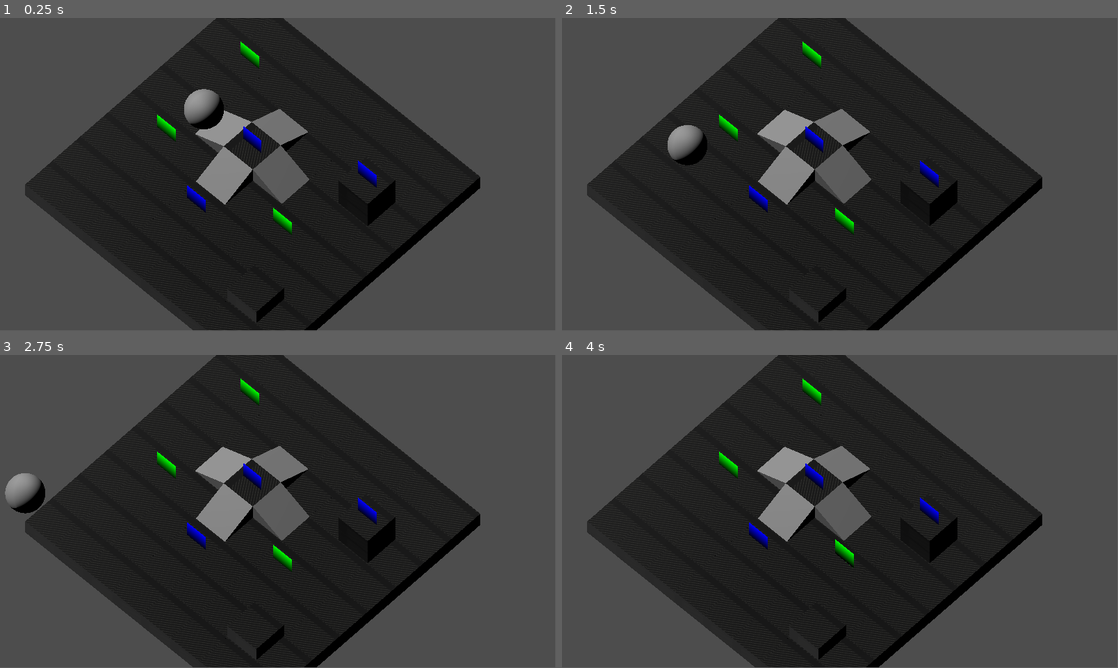
Above: before the commit, frames 1-4 (two rows, left to right).
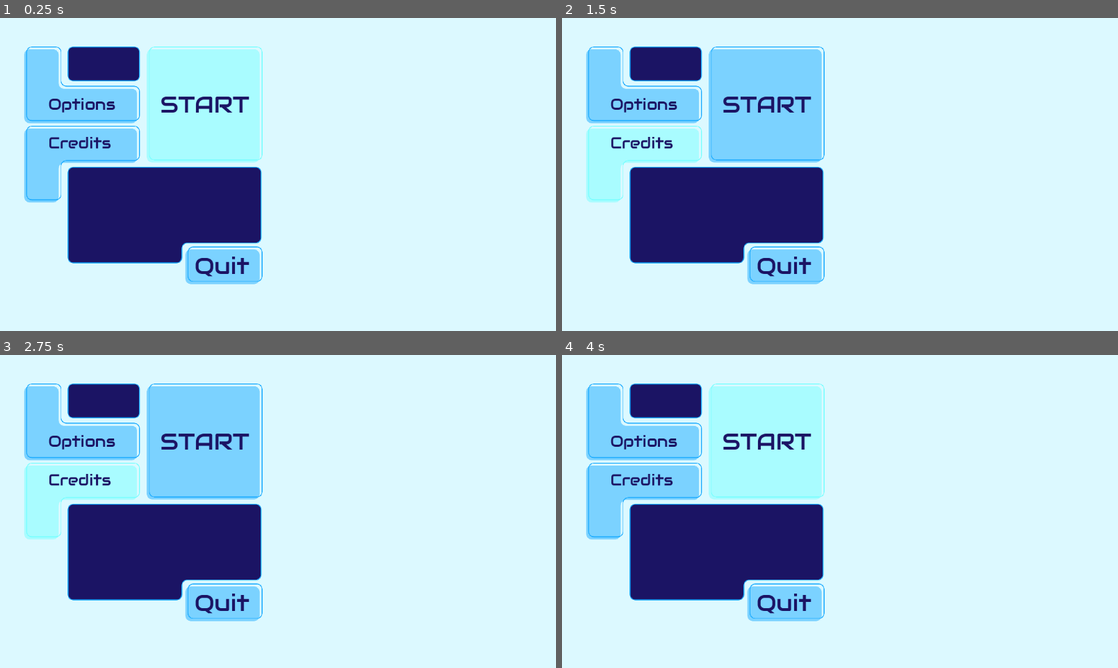
Above: after the commit, the same moments.

Repository: silverhammermba/ggj2025
Game: Godot game, scene res://Scenes/main_menu.tscn
Two runs of this game, one before a commit and one after it. Both use one fixed random seed, a clock stepped at 60 frames per second and the inputs below. Before the commit the project starts from res://game.tscn.
Inputs (mouse positions are in pixels of both pictures, inside the frame that each line leads up to):
- Up to frame 1 (0.25 s): no input
- Up to frame 2 (1.5 s): click (645, 83) at 0.5 s, where only the run after the commit has a clickable "Options"; click (645, 165) at 1.25 s, where only the run after the commit has a clickable "Credits"
- Up to frame 3 (2.75 s): click (205, 442) at 2 s, where only the run after the commit has a clickable "START"
- Up to frame 4 (4 s): click (767, 442) at 2.75 s, where only the run after the commit has a clickable "START"; move the mouse to (962, 495) at 3.52 s; hold D (move_right) from 3.53 s (still down); tap Right (next char) at 3.6 s; click (962, 495) at 3.67 s
In our replay, the window is 799x449 before the commit and 800x450 after it. These sizes can differ from the game's own. Grey fills any space a smaller window leaves; there, only what the larger window draws over its background counts as a difference.

The runs differ from the first frame. In frame 1, 100% of the frame differs, in the area x 0-100%, y 0-100%; in frame 2, 100%; in frame 3, 100%; in frame 4, 100%.

Commit message:
added main menu scene

Diff:
--- /dev/null
+++ b/Assets/UI/T_BoxPiece.svg
@@ -0,0 +1,24 @@
+<?xml version="1.0" encoding="UTF-8"?>
+<svg id="Layer_2" xmlns="http://www.w3.org/2000/svg" viewBox="0 0 425 425">
+  <defs>
+    <style>
+      .cls-1 {
+        fill: #1aabff;
+        opacity: .5;
+      }
+
+      .cls-2 {
+        fill: none;
+        stroke: #1aabff;
+        stroke-miterlimit: 10;
+        stroke-width: 3px;
+      }
+    </style>
+  </defs>
+  <g id="Layer_2-2" data-name="Layer_2">
+    <g>
+      <rect class="cls-1" y="10" width="414" height="415" rx="20" ry="20"/>
+      <rect class="cls-2" x="9.5" y="1.5" width="414" height="415" rx="20" ry="20"/>
+    </g>
+  </g>
+</svg>
--- /dev/null
+++ b/Assets/UI/T_LPiece.svg
@@ -0,0 +1,24 @@
+<?xml version="1.0" encoding="UTF-8"?>
+<svg id="Layer_2" xmlns="http://www.w3.org/2000/svg" viewBox="0 0 425 280.5">
+  <defs>
+    <style>
+      .cls-1 {
+        fill: #1aabff;
+        opacity: .5;
+      }
+
+      .cls-2 {
+        fill: none;
+        stroke: #1aabff;
+        stroke-miterlimit: 10;
+        stroke-width: 3px;
+      }
+    </style>
+  </defs>
+  <g id="Layer_2-2" data-name="Layer_2">
+    <g>
+      <path class="cls-2" d="M29,1.5h86.5c11.05,0,20,8.95,20,20v104c0,11.05,8.95,20,20,20h248c11.05,0,20,8.95,20,20v86c0,11.05-8.95,20-20,20H29c-11.05,0-20-8.95-20-20V21.5C9,10.45,17.95,1.5,29,1.5Z"/>
+      <path class="cls-1" d="M20,10.5h86.5c11.05,0,20,8.95,20,20v104c0,11.05,8.95,20,20,20h248c11.05,0,20,8.95,20,20v86c0,11.05-8.95,20-20,20H20c-11.05,0-20-8.95-20-20V30.5C0,19.45,8.95,10.5,20,10.5Z"/>
+    </g>
+  </g>
+</svg>
--- /dev/null
+++ b/Assets/UI/T_LPiece_UpsideDown.svg
@@ -0,0 +1,24 @@
+<?xml version="1.0" encoding="UTF-8"?>
+<svg id="Layer_2" xmlns="http://www.w3.org/2000/svg" viewBox="0 0 425 280.5">
+  <defs>
+    <style>
+      .cls-1 {
+        fill: #1aabff;
+        opacity: .5;
+      }
+
+      .cls-2 {
+        fill: none;
+        stroke: #1aabff;
+        stroke-miterlimit: 10;
+        stroke-width: 3px;
+      }
+    </style>
+  </defs>
+  <g id="Layer_2-2" data-name="Layer_2">
+    <g>
+      <path class="cls-2" d="M29,271.5h86.5c11.05,0,20-8.95,20-20v-104c0-11.05,8.95-20,20-20h248c11.05,0,20-8.95,20-20V21.5c0-11.05-8.95-20-20-20H29c-11.05,0-20,8.95-20,20v230c0,11.05,8.95,20,20,20Z"/>
+      <path class="cls-1" d="M20,280.5h86.5c11.05,0,20-8.95,20-20v-104c0-11.05,8.95-20,20-20h248c11.05,0,20-8.95,20-20V30.5c0-11.05-8.95-20-20-20H20C8.95,10.5,0,19.45,0,30.5v230c0,11.05,8.95,20,20,20Z"/>
+    </g>
+  </g>
+</svg>
--- /dev/null
+++ b/Assets/UI/T_RectanglePiece.svg
@@ -0,0 +1,24 @@
+<?xml version="1.0" encoding="UTF-8"?>
+<svg id="Layer_2" xmlns="http://www.w3.org/2000/svg" viewBox="0 0 281 137">
+  <defs>
+    <style>
+      .cls-1 {
+        fill: #1aabff;
+        opacity: .5;
+      }
+
+      .cls-2 {
+        fill: none;
+        stroke: #1aabff;
+        stroke-miterlimit: 10;
+        stroke-width: 3px;
+      }
+    </style>
+  </defs>
+  <g id="Layer_2-2" data-name="Layer_2">
+    <g>
+      <rect class="cls-2" x="9.5" y="1.5" width="270" height="126" rx="20" ry="20"/>
+      <rect class="cls-1" y="11" width="270" height="126" rx="20" ry="20"/>
+    </g>
+  </g>
+</svg>
--- /dev/null
+++ b/Assets/UI/T_RectanglePiece_Alt_DarkBlue.svg
@@ -0,0 +1,16 @@
+<?xml version="1.0" encoding="UTF-8"?>
+<svg id="Layer_2" xmlns="http://www.w3.org/2000/svg" viewBox="0 0 705 345">
+  <defs>
+    <style>
+      .cls-1 {
+        fill: #1b1464;
+        stroke: #1aabff;
+        stroke-miterlimit: 10;
+        stroke-width: 3px;
+      }
+    </style>
+  </defs>
+  <g id="Layer_2-2" data-name="Layer_2">
+    <path class="cls-1" d="M21.5,343.5c-11.05,0-20-8.95-20-20V21.5C1.5,10.45,10.45,1.5,21.5,1.5h662c11.05,0,20,8.95,20,20v230.5c0,11.05-8.95,20-20,20h-248c-11.05,0-20,8.95-20,20v31.5c0,11.05-8.95,20-20,20H21.5Z"/>
+  </g>
+</svg>
--- /dev/null
+++ b/Assets/UI/T_RectanglePiece_DarkBlue.svg
@@ -0,0 +1,16 @@
+<?xml version="1.0" encoding="UTF-8"?>
+<svg id="Layer_2" xmlns="http://www.w3.org/2000/svg" viewBox="0 0 273 129">
+  <defs>
+    <style>
+      .cls-1 {
+        fill: #1b1464;
+        stroke: #1aabff;
+        stroke-miterlimit: 10;
+        stroke-width: 3px;
+      }
+    </style>
+  </defs>
+  <g id="Layer_2-2" data-name="Layer_2">
+    <rect class="cls-1" x="1.5" y="1.5" width="270" height="126" rx="20" ry="20"/>
+  </g>
+</svg>
--- /dev/null
+++ b/Assets/UI/T_SquareTile.svg
@@ -0,0 +1,82 @@
+<?xml version="1.0" encoding="UTF-8"?>
+<svg id="Layer_2" xmlns="http://www.w3.org/2000/svg" viewBox="0 0 290.03 290.03">
+  <defs>
+    <style>
+      .cls-1 {
+        fill: none;
+        stroke: #66cbff;
+        stroke-miterlimit: 10;
+      }
+
+      .cls-2 {
+        fill: #fff;
+      }
+
+      .cls-3, .cls-4 {
+        fill: #66cbff;
+      }
+
+      .cls-4 {
+        opacity: .5;
+      }
+    </style>
+  </defs>
+  <g id="Layer_4">
+    <g>
+      <g>
+        <path class="cls-4" d="M280.03,212.52v67.51l-39.54-39.54c8.34-8.34,15.61-17.74,21.58-27.97h17.96Z"/>
+        <path class="cls-4" d="M280.03,156.15v56.37h-17.96c9.87-16.88,16.2-36.02,17.96-56.37Z"/>
+        <path class="cls-4" d="M280.03,77.51v55.41c-1.72-20.04-7.87-38.84-17.46-55.41h17.46Z"/>
+        <path class="cls-4" d="M280.03,10v67.51h-17.46c-5.99-10.37-13.33-19.87-21.77-28.27l39.23-39.24Z"/>
+        <path class="cls-4" d="M280.03,10l-39.23,39.24c-8.41-8.38-17.92-15.66-28.28-21.6V10h67.51Z"/>
+        <polygon class="cls-3" points="280.03 145.01 212.52 212.52 212.52 145.01 280.03 145.01"/>
+        <path class="cls-4" d="M280.03,280.03h-67.51v-17.96c10.23-5.97,19.63-13.24,27.97-21.58l39.54,39.54Z"/>
+        <path class="cls-4" d="M262.57,77.51h-50.04l28.27-28.27c8.44,8.4,15.78,17.9,21.77,28.27Z"/>
+        <path class="cls-4" d="M212.52,212.52h49.55c-5.97,10.23-13.24,19.63-21.58,27.97l-27.97-27.97Z"/>
+        <path class="cls-4" d="M240.8,49.24l-28.27,28.27h-.01V27.64c10.36,5.94,19.87,13.22,28.28,21.6Z"/>
+        <path class="cls-4" d="M212.52,212.52l27.97,27.97c-8.34,8.34-17.74,15.61-27.97,21.58v-49.55Z"/>
+        <path class="cls-4" d="M212.52,262.07v17.96h-56.37c20.35-1.76,39.49-8.09,56.37-17.96Z"/>
+        <polygon class="cls-3" points="212.52 145.01 212.52 212.52 145.02 145.02 145.02 145.01 212.52 145.01"/>
+        <path class="cls-4" d="M212.52,10v17.64c-17.11-9.84-36.54-16.07-57.24-17.64h57.24Z"/>
+        <polygon class="cls-3" points="145.01 10 212.52 77.51 145.01 77.51 145.01 10"/>
+        <polygon class="cls-3" points="212.52 77.51 145.02 145.01 145.01 145.01 145.01 77.51 212.52 77.51"/>
+        <polygon class="cls-3" points="145.01 212.52 145.01 280.03 77.51 212.53 77.51 212.52 145.01 212.52"/>
+        <polygon class="cls-3" points="145.01 145.02 145.01 212.52 77.51 212.52 145.01 145.02"/>
+        <polygon class="cls-3" points="145.01 145.01 77.51 145.01 77.51 77.51 145.01 145.01"/>
+        <path class="cls-4" d="M77.51,10h56.99c-20.61,1.57-39.96,7.75-56.99,17.53V10Z"/>
+        <path class="cls-4" d="M132.92,280.03h-55.41v-17.54c16.58,9.63,35.37,15.81,55.41,17.54Z"/>
+        <path class="cls-4" d="M77.51,262.49v17.54H10l39.31-39.3c8.38,8.43,17.86,15.77,28.2,21.76Z"/>
+        <path class="cls-4" d="M77.51,212.53v49.96c-10.34-5.99-19.82-13.33-28.2-21.76l28.2-28.2Z"/>
+        <polygon class="cls-3" points="77.51 77.51 77.51 145.01 10 145.01 77.5 77.51 77.51 77.51"/>
+        <path class="cls-4" d="M77.51,27.53v49.97h0s-.01.01-.01.01l-28.32-28.33c8.42-8.4,17.94-15.69,28.33-21.65Z"/>
+        <path class="cls-4" d="M77.51,10v17.53c-10.39,5.96-19.91,13.25-28.33,21.65L10,10h67.51Z"/>
+        <path class="cls-4" d="M77.51,212.52h0s-28.2,28.21-28.2,28.21c-8.36-8.39-15.63-17.87-21.58-28.21h49.78Z"/>
+        <path class="cls-4" d="M49.18,49.18l28.32,28.33H27.42c5.98-10.4,13.32-19.92,21.76-28.33Z"/>
+        <path class="cls-4" d="M49.31,240.73l-39.31,39.3v-67.51h17.73c5.95,10.34,13.22,19.82,21.58,28.21Z"/>
+        <path class="cls-4" d="M10,10l39.18,39.18c-8.44,8.41-15.78,17.93-21.76,28.33H10V10Z"/>
+        <path class="cls-4" d="M27.73,212.52H10v-56.62c1.7,20.45,7.95,39.67,17.73,56.62Z"/>
+        <path class="cls-4" d="M10,77.51h17.42c-9.61,16.68-15.75,35.6-17.42,55.78v-55.78Z"/>
+      </g>
+      <g>
+        <polyline class="cls-1" points="212.52 77.51 145.01 10 77.51 77.5"/>
+        <polyline class="cls-1" points="77.51 212.53 145.01 280.03 212.52 212.52 280.03 145.01 212.53 77.51"/>
+        <polyline class="cls-1" points="77.5 77.51 10 145.01 77.51 212.52"/>
+        <polyline class="cls-1" points="145.02 145.02 212.52 212.52 240.49 240.49 280.03 280.03"/>
+        <line class="cls-1" x1="77.51" y1="77.51" x2="145.01" y2="145.01"/>
+        <polyline class="cls-1" points="10 10 49.18 49.18 77.5 77.51"/>
+        <polyline class="cls-1" points="77.51 212.53 49.31 240.73 10 280.03"/>
+        <polyline class="cls-1" points="212.52 77.51 145.02 145.01 145.02 145.02 145.01 145.02 77.51 212.52"/>
+        <polyline class="cls-1" points="280.03 10 240.8 49.24 212.53 77.51"/>
+        <polyline class="cls-1" points="10 77.51 27.42 77.51 77.5 77.51 77.51 77.51 145.01 77.51 212.52 77.51 212.53 77.51 262.57 77.51 280.03 77.51"/>
+        <polyline class="cls-1" points="10 212.52 27.73 212.52 77.51 212.52 145.01 212.52 212.52 212.52 262.07 212.52 280.03 212.52"/>
+        <polyline class="cls-1" points="77.51 280.03 77.51 262.49 77.51 212.53 77.51 212.52 77.51 145.01 77.51 77.51 77.51 77.5 77.51 27.53 77.51 10"/>
+        <polyline class="cls-1" points="212.52 10 212.52 27.64 212.52 77.51 212.52 145.01 212.52 212.52 212.52 262.07 212.52 280.03"/>
+        <polyline class="cls-1" points="280.03 145.01 212.52 145.01 145.02 145.01 145.01 145.01 77.51 145.01 10 145.01"/>
+        <polyline class="cls-1" points="145.01 10 145.01 77.51 145.01 145.01 145.01 145.02 145.01 212.52 145.01 280.03"/>
+        <path class="cls-1" d="M156.15,280.03c20.35-1.76,39.49-8.09,56.37-17.96,10.23-5.97,19.63-13.24,27.97-21.58,8.34-8.34,15.61-17.74,21.58-27.97,9.87-16.88,16.2-36.02,17.96-56.37.33-3.83.5-7.71.5-11.62s-.17-7.78-.5-11.61c-1.72-20.04-7.87-38.84-17.46-55.41-5.99-10.37-13.33-19.87-21.77-28.27-8.41-8.38-17.92-15.66-28.28-21.6-17.11-9.84-36.54-16.07-57.24-17.64"/>
+        <path class="cls-1" d="M155.27,10c-3.43-.26-6.89-.39-10.38-.39s-6.96.13-10.39.39c-20.61,1.57-39.96,7.75-56.99,17.53-10.39,5.96-19.91,13.25-28.33,21.65-8.44,8.41-15.78,17.93-21.76,28.33-9.61,16.68-15.75,35.6-17.42,55.78-.31,3.71-.47,7.46-.47,11.24s.16,7.62.47,11.37c1.7,20.45,7.95,39.67,17.73,56.62,5.95,10.34,13.22,19.82,21.58,28.21,8.38,8.43,17.86,15.77,28.2,21.76,16.58,9.63,35.37,15.81,55.41,17.54,3.83.33,7.7.5,11.61.5s7.78-.17,11.61-.5"/>
+        <path class="cls-2" d="M280.03,10v270.03H10V10h270.03M280.03,0H10C4.48,0,0,4.48,0,10v270.03c0,5.52,4.48,10,10,10h270.03c5.52,0,10-4.48,10-10V10c0-5.52-4.48-10-10-10h0Z"/>
+      </g>
+    </g>
+  </g>
+</svg>
--- /dev/null
+++ b/Scenes/game_ui.tscn
@@ -0,0 +1,9 @@
+[gd_scene format=3 uid="uid://daypnlsfnja44"]
+
+[node name="GameUI" type="Control"]
+layout_mode = 3
+anchors_preset = 15
+anchor_right = 1.0
+anchor_bottom = 1.0
+grow_horizontal = 2
+grow_vertical = 2
--- /dev/null
+++ b/Scenes/main_menu.gd
@@ -0,0 +1,29 @@
+extends Control
+
+
+
+# Called when the node enters the scene tree for the first time.
+func _ready():
+	$MarginContainer/HBoxContainer/VBoxContainer2/StartButton.grab_focus() # Replace with function body.
+
+
+# Called every frame. 'delta' is the elapsed time since the previous frame.
+func _process(delta):
+	pass
+
+
+
+func _on_options_button_pressed():
+	pass # Replace with function body.
+
+
+func _on_credits_button_pressed():
+	pass # Replace with function body.
+
+
+func _on_start_button_pressed():
+	get_tree().change_scene_to_file("res://game.tscn") # Replace with function body.
+
+
+func _on_quit_button_pressed():
+	get_tree().quit() # Replace with function body.
--- /dev/null
+++ b/Scenes/main_menu.tscn
@@ -0,0 +1,234 @@
+[gd_scene load_steps=11 format=3 uid="uid://i8lqw4xtw1v4"]
+
+[ext_resource type="Texture2D" uid="uid://cmva47subm4jr" path="res://Assets/UI/T_RectanglePiece_DarkBlue.svg" id="1_f7vu8"]
+[ext_resource type="Texture2D" uid="uid://blhof8hu3t7v1" path="res://Assets/UI/T_LPiece.svg" id="1_fspwa"]
+[ext_resource type="Script" path="res://Scenes/main_menu.gd" id="1_umnt7"]
+[ext_resource type="FontFile" uid="uid://pgw0h42mqa23" path="res://Assets/Fonts/Audiowide-Regular.ttf" id="2_qnnao"]
+[ext_resource type="Texture2D" uid="uid://bcownngtw8urd" path="res://Assets/UI/T_LPiece_UpsideDown.svg" id="3_w8n2m"]
+[ext_resource type="Texture2D" uid="uid://dyb0f3trk7xcu" path="res://Assets/UI/T_BoxPiece.svg" id="5_x0akf"]
+[ext_resource type="Texture2D" uid="uid://culxrdnqo3klf" path="res://Assets/UI/T_RectanglePiece_Alt_DarkBlue.svg" id="6_b840e"]
+[ext_resource type="Texture2D" uid="uid://dp4jq7xijnvky" path="res://Assets/UI/T_RectanglePiece.svg" id="6_u2l8s"]
+[ext_resource type="Script" path="res://Scenes/menu_button.gd" id="7_bb6ff"]
+
+[sub_resource type="StyleBoxFlat" id="StyleBoxFlat_kcd63"]
+bg_color = Color(0.863329, 0.976549, 0.999285, 1)
+
+[node name="MainMenu" type="Control"]
+layout_mode = 3
+anchors_preset = 15
+anchor_right = 1.0
+anchor_bottom = 1.0
+grow_horizontal = 2
+grow_vertical = 2
+script = ExtResource("1_umnt7")
+
+[node name="Panel" type="Panel" parent="."]
+layout_mode = 1
+anchors_preset = 15
+anchor_right = 1.0
+anchor_bottom = 1.0
+grow_horizontal = 2
+grow_vertical = 2
+theme_override_styles/panel = SubResource("StyleBoxFlat_kcd63")
+
+[node name="NinePatchRect" type="NinePatchRect" parent="."]
+custom_minimum_size = Vector2(150, 72)
+layout_mode = 2
+offset_left = 140.0
+offset_top = 59.0
+offset_right = 290.0
+offset_bottom = 131.0
+size_flags_horizontal = 0
+size_flags_vertical = 0
+texture = ExtResource("1_f7vu8")
+
+[node name="MarginContainer" type="MarginContainer" parent="."]
+layout_mode = 1
+anchors_preset = 15
+anchor_right = 1.0
+anchor_bottom = 1.0
+grow_horizontal = 2
+grow_vertical = 2
+theme_override_constants/margin_left = 50
+theme_override_constants/margin_top = 100
+theme_override_constants/margin_right = 30
+theme_override_constants/margin_bottom = 30
+
+[node name="HBoxContainer" type="HBoxContainer" parent="MarginContainer"]
+layout_mode = 2
+
+[node name="VBoxContainer" type="VBoxContainer" parent="MarginContainer/HBoxContainer"]
+custom_minimum_size = Vector2(250, 600)
+layout_mode = 2
+size_flags_horizontal = 0
+size_flags_vertical = 0
+
+[node name="OptionsButton" type="TextureButton" parent="MarginContainer/HBoxContainer/VBoxContainer"]
+custom_minimum_size = Vector2(240, 160)
+layout_mode = 2
+size_flags_horizontal = 0
+size_flags_vertical = 0
+focus_neighbor_left = NodePath("../../VBoxContainer2/StartButton")
+focus_neighbor_top = NodePath("../CreditsButton")
+focus_neighbor_right = NodePath("../../VBoxContainer2/StartButton")
+focus_neighbor_bottom = NodePath("../CreditsButton")
+focus_next = NodePath("../CreditsButton")
+focus_previous = NodePath("../../VBoxContainer2/StartButton")
+texture_normal = ExtResource("1_fspwa")
+ignore_texture_size = true
+stretch_mode = 4
+script = ExtResource("7_bb6ff")
+
+[node name="RichTextLabel" type="RichTextLabel" parent="MarginContainer/HBoxContainer/VBoxContainer/OptionsButton"]
+custom_minimum_size = Vector2(160, 40)
+layout_mode = 1
+anchors_preset = 2
+anchor_top = 1.0
+anchor_bottom = 1.0
+offset_left = 50.0
+offset_top = -61.0
+offset_right = 210.0
+offset_bottom = -19.0
+grow_vertical = 0
+theme_override_colors/default_color = Color(0.105882, 0.0784314, 0.392157, 1)
+theme_override_fonts/normal_font = ExtResource("2_qnnao")
+theme_override_font_sizes/normal_font_size = 32
+text = "Options"
+fit_content = true
+autowrap_mode = 0
+
+[node name="CreditsButton" type="TextureButton" parent="MarginContainer/HBoxContainer/VBoxContainer"]
+custom_minimum_size = Vector2(240, 160)
+layout_mode = 2
+size_flags_horizontal = 0
+size_flags_vertical = 0
+focus_neighbor_left = NodePath("../../VBoxContainer2/StartButton")
+focus_neighbor_top = NodePath("../OptionsButton")
+focus_neighbor_right = NodePath("../../VBoxContainer2/StartButton")
+focus_neighbor_bottom = NodePath("../../VBoxContainer2/MarginContainer/QuitButton")
+focus_next = NodePath("../../VBoxContainer2/MarginContainer/QuitButton")
+focus_previous = NodePath("../OptionsButton")
+texture_normal = ExtResource("3_w8n2m")
+ignore_texture_size = true
+stretch_mode = 4
+script = ExtResource("7_bb6ff")
+
+[node name="RichTextLabel" type="RichTextLabel" parent="MarginContainer/HBoxContainer/VBoxContainer/CreditsButton"]
+custom_minimum_size = Vector2(160, 40)
+layout_mode = 1
+anchors_preset = 2
+anchor_top = 1.0
+anchor_bottom = 1.0
+offset_left = 50.0
+offset_top = -145.0
+offset_right = 210.0
+offset_bottom = -103.0
+grow_vertical = 0
+theme_override_colors/default_color = Color(0.105882, 0.0784314, 0.392157, 1)
+theme_override_fonts/normal_font = ExtResource("2_qnnao")
+theme_override_font_sizes/normal_font_size = 32
+text = "Credits"
+fit_content = true
+autowrap_mode = 0
+
+[node name="VBoxContainer2" type="VBoxContainer" parent="MarginContainer/HBoxContainer"]
+layout_mode = 2
+
+[node name="StartButton" type="TextureButton" parent="MarginContainer/HBoxContainer/VBoxContainer2"]
+custom_minimum_size = Vector2(240, 240)
+layout_mode = 2
+size_flags_horizontal = 0
+size_flags_vertical = 0
+focus_neighbor_left = NodePath("../../VBoxContainer/OptionsButton")
+focus_neighbor_top = NodePath("../MarginContainer/QuitButton")
+focus_neighbor_right = NodePath("../../VBoxContainer/OptionsButton")
+focus_neighbor_bottom = NodePath("../MarginContainer/QuitButton")
+focus_next = NodePath("../../VBoxContainer/OptionsButton")
+focus_previous = NodePath("../MarginContainer/QuitButton")
+texture_normal = ExtResource("5_x0akf")
+ignore_texture_size = true
+stretch_mode = 4
+script = ExtResource("7_bb6ff")
+
+[node name="RichTextLabel" type="RichTextLabel" parent="MarginContainer/HBoxContainer/VBoxContainer2/StartButton"]
+custom_minimum_size = Vector2(123, 42)
+layout_mode = 1
+anchors_preset = 8
+anchor_left = 0.5
+anchor_top = 0.5
+anchor_right = 0.5
+anchor_bottom = 0.5
+offset_left = -60.93
+offset_top = -21.0
+offset_right = 62.07
+offset_bottom = 21.0
+grow_horizontal = 2
+grow_vertical = 2
+theme_override_colors/default_color = Color(0.105882, 0.0784314, 0.392157, 1)
+theme_override_fonts/normal_font = ExtResource("2_qnnao")
+theme_override_font_sizes/normal_font_size = 48
+text = "START"
+fit_content = true
+autowrap_mode = 0
+
+[node name="MarginContainer" type="MarginContainer" parent="MarginContainer/HBoxContainer/VBoxContainer2"]
+layout_mode = 2
+size_flags_horizontal = 0
+size_flags_vertical = 0
+theme_override_constants/margin_left = 80
+theme_override_constants/margin_top = 170
+
+[node name="QuitButton" type="TextureButton" parent="MarginContainer/HBoxContainer/VBoxContainer2/MarginContainer"]
+custom_minimum_size = Vector2(160, 80)
+layout_mode = 2
+size_flags_horizontal = 0
+size_flags_vertical = 0
+focus_neighbor_left = NodePath("../../../VBoxContainer/CreditsButton")
+focus_neighbor_top = NodePath("../../StartButton")
+focus_neighbor_right = NodePath("../../../VBoxContainer/CreditsButton")
+focus_neighbor_bottom = NodePath("../../StartButton")
+focus_next = NodePath("../../StartButton")
+focus_previous = NodePath("../../../VBoxContainer/CreditsButton")
+texture_normal = ExtResource("6_u2l8s")
+ignore_texture_size = true
+stretch_mode = 4
+script = ExtResource("7_bb6ff")
+
+[node name="RichTextLabel" type="RichTextLabel" parent="MarginContainer/HBoxContainer/VBoxContainer2/MarginContainer/QuitButton"]
+custom_minimum_size = Vector2(123, 42)
+layout_mode = 1
+anchors_preset = 8
+anchor_left = 0.5
+anchor_top = 0.5
+anchor_right = 0.5
+anchor_bottom = 0.5
+offset_left = -60.93
+offset_top = -21.0
+offset_right = 62.07
+offset_bottom = 21.0
+grow_horizontal = 2
+grow_vertical = 2
+theme_override_colors/default_color = Color(0.105882, 0.0784314, 0.392157, 1)
+theme_override_fonts/normal_font = ExtResource("2_qnnao")
+theme_override_font_sizes/normal_font_size = 48
+text = "Quit"
+fit_content = true
+autowrap_mode = 0
+
+[node name="NinePatchRect2" type="NinePatchRect" parent="."]
+custom_minimum_size = Vector2(402, 200)
+layout_mode = 2
+offset_left = 140.0
+offset_top = 308.35
+offset_right = 542.0
+offset_bottom = 508.35
+size_flags_horizontal = 0
+size_flags_vertical = 0
+texture = ExtResource("6_b840e")
+
+[connection signal="pressed" from="MarginContainer/HBoxContainer/VBoxContainer/OptionsButton" to="." method="_on_options_button_pressed"]
+[connection signal="pressed" from="MarginContainer/HBoxContainer/VBoxContainer/CreditsButton" to="." method="_on_credits_button_pressed"]
+[connection signal="focus_entered" from="MarginContainer/HBoxContainer/VBoxContainer2/StartButton" to="." method="_on_start_button_focus_entered"]
+[connection signal="mouse_entered" from="MarginContainer/HBoxContainer/VBoxContainer2/StartButton" to="." method="_on_start_button_mouse_entered"]
+[connection signal="pressed" from="MarginContainer/HBoxContainer/VBoxContainer2/StartButton" to="." method="_on_start_button_pressed"]
+[connection signal="pressed" from="MarginContainer/HBoxContainer/VBoxContainer2/MarginContainer/QuitButton" to="." method="_on_quit_button_pressed"]
--- /dev/null
+++ b/Scenes/menu_button.gd
@@ -0,0 +1,18 @@
+extends TextureButton
+
+var is_focused = false
+
+# Called when the node enters the scene tree for the first time.
+func _ready():
+	pass # Replace with function body.
+
+
+# Called every frame. 'delta' is the elapsed time since the previous frame.
+func _process(delta):
+	if self.has_focus():
+		sprite_flash()
+
+
+func sprite_flash() -> void:
+	var tween: Tween = create_tween()
+	tween.tween_property(self, "self_modulate:v", 1, 0.15).from(5)
--- a/project.godot
+++ b/project.godot
@@ -11,9 +11,14 @@
 [application]
 
 config/name="ggj2025"
-run/main_scene="res://game.tscn"
+run/main_scene="res://Scenes/main_menu.tscn"
 config/features=PackedStringArray("4.3", "Forward Plus")
 config/icon="res://icon.svg"
+
+[display]
+
+window/stretch/mode="viewport"
+window/stretch/aspect="expand"
 
 [dotnet]
 
@@ -24,6 +29,10 @@
 character=""
 ground=""
 bubble=""
+
+[gui]
+
+theme/default_font_multichannel_signed_distance_field=true
 
 [input]
 
@@ -75,3 +84,7 @@
 3d_physics/layer_1="ground"
 3d_physics/layer_2="characters"
 3d_physics/layer_3="bubbles"
+
+[rendering]
+
+textures/canvas_textures/default_texture_filter=0
Binary file added: Assets/Fonts/Audiowide-Regular.ttf
Not shown, added: Assets/Fonts/Audiowide-Regular.ttf.import
Not shown, added: Assets/UI/T_BoxPiece.svg.import
Not shown, added: Assets/UI/T_LPiece.svg.import
Not shown, added: Assets/UI/T_LPiece_UpsideDown.svg.import
Not shown, added: Assets/UI/T_RectanglePiece.svg.import
Not shown, added: Assets/UI/T_RectanglePiece_Alt_DarkBlue.svg.import
Not shown, added: Assets/UI/T_RectanglePiece_DarkBlue.svg.import
Not shown, added: Assets/UI/T_SquareTile.svg.import
Not shown: 4 places in new_mesh_library.tres that only renumber resources
